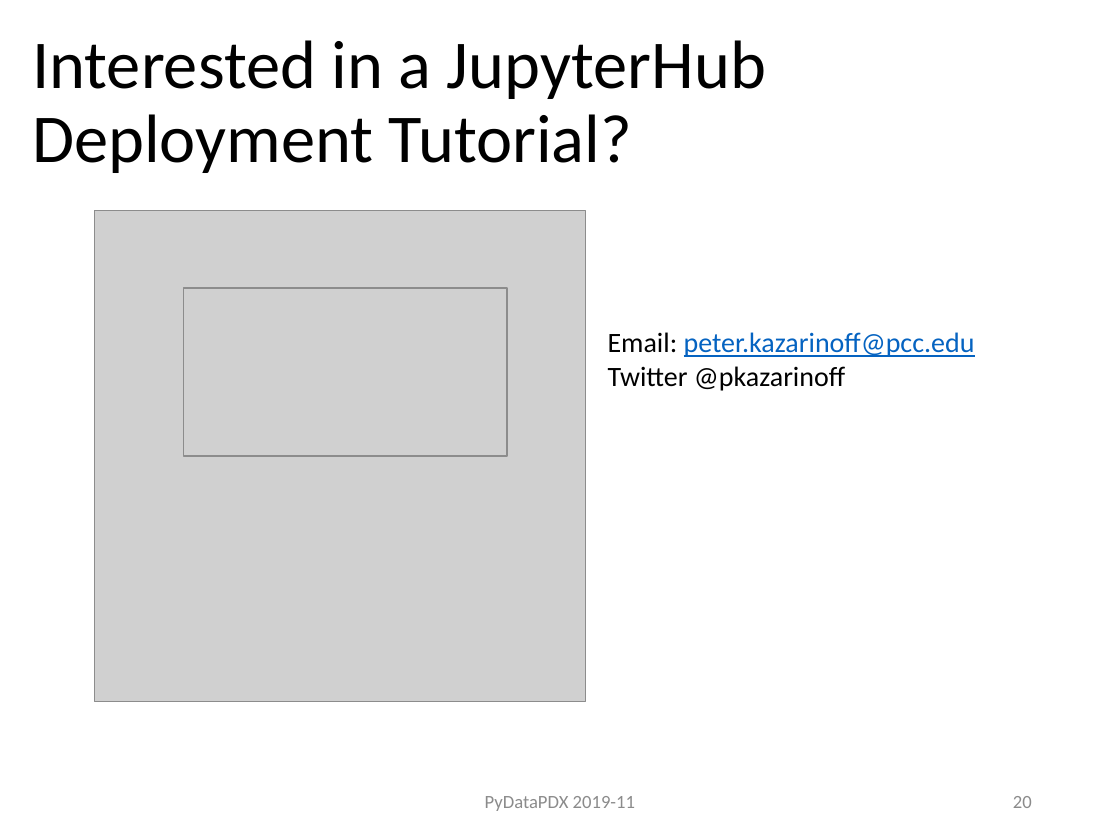
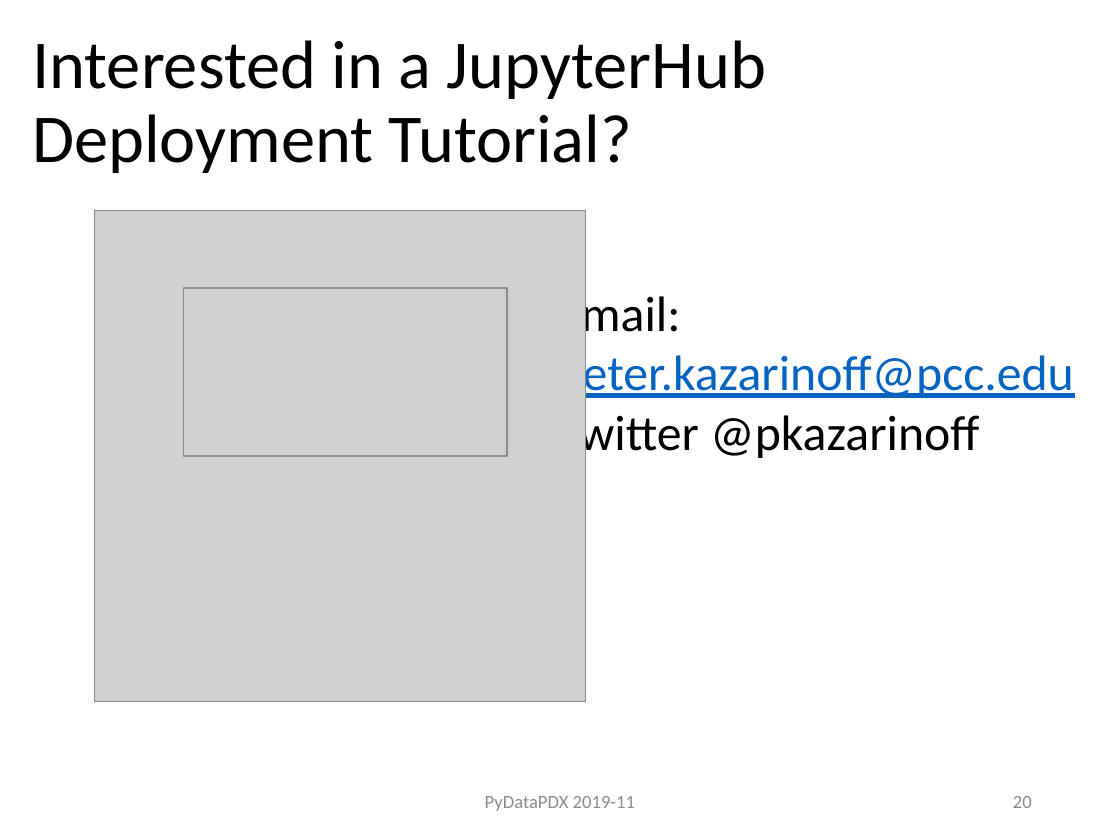
Before and after one commit to ProfessorKazarinoff/PyDataPDX-2019-11, a slide deck: slide 20 of PeterKazarinoff_PyDataPDX_2019-11.pptx. Drawn at 1120x840 pixels with LibreOffice and Linux fonts; fonts in the diff are those of the drawing; grey boxes stand for pictures. Boxes give left, top, right and bottom in pixels: in the first picture for what was removed or moved away, otherwise in the second. Text is boxed around its words. In the diff, an @@ line names an element or a change of style, - is before the commit and + after.

```diff
--- a/PeterKazarinoff_PyDataPDX_2019-11.pptx
+++ b/PeterKazarinoff_PyDataPDX_2019-11.pptx
@@ text "Email: peter.kazarinoff@pcc.edu Twitter @pkazarinoff": place and size @@
-text "Email: peter.kazarinoff@pcc.edu Twitter @pkazarinoff" at [608,332,975,391]
+text "Email: peter.kazarinoff@pcc.edu Twitter @pkazarinoff" at [557,290,1074,462]
@@ text "Email: peter.kazarinoff@pcc.edu Twitter @pkazarinoff" at [557,290,1074,462]: size 18 to 32 pt @@
```
Also in this commit, not shown: 1 other slide changed, 1 other file.
